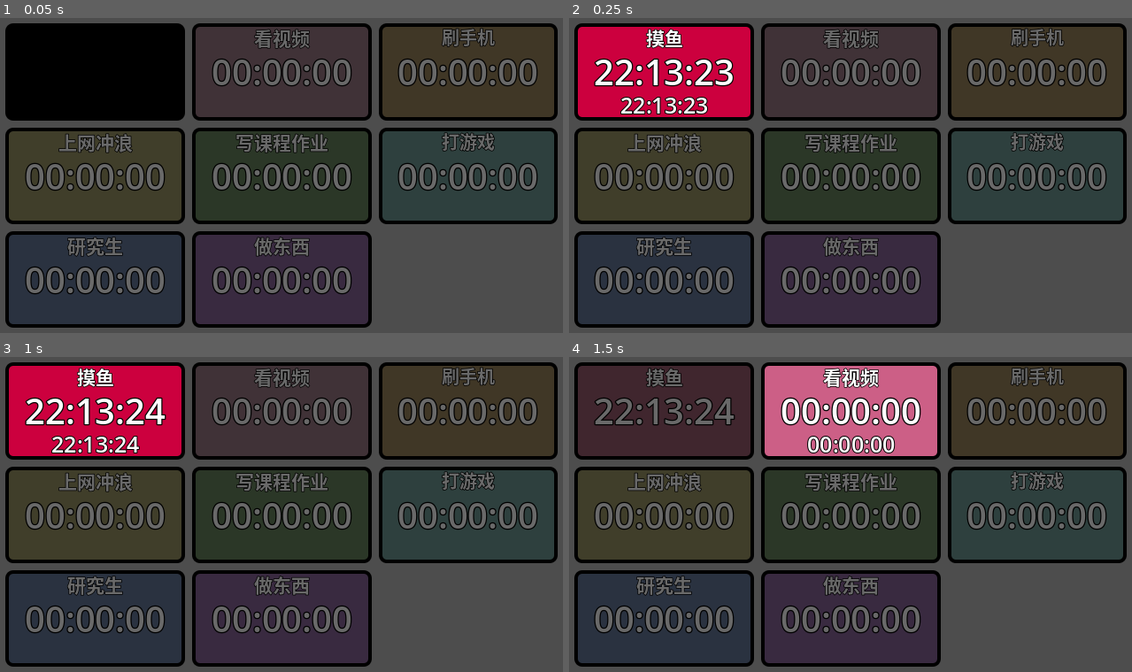
Above: before the commit, frames 1-4 (two rows, left to right).
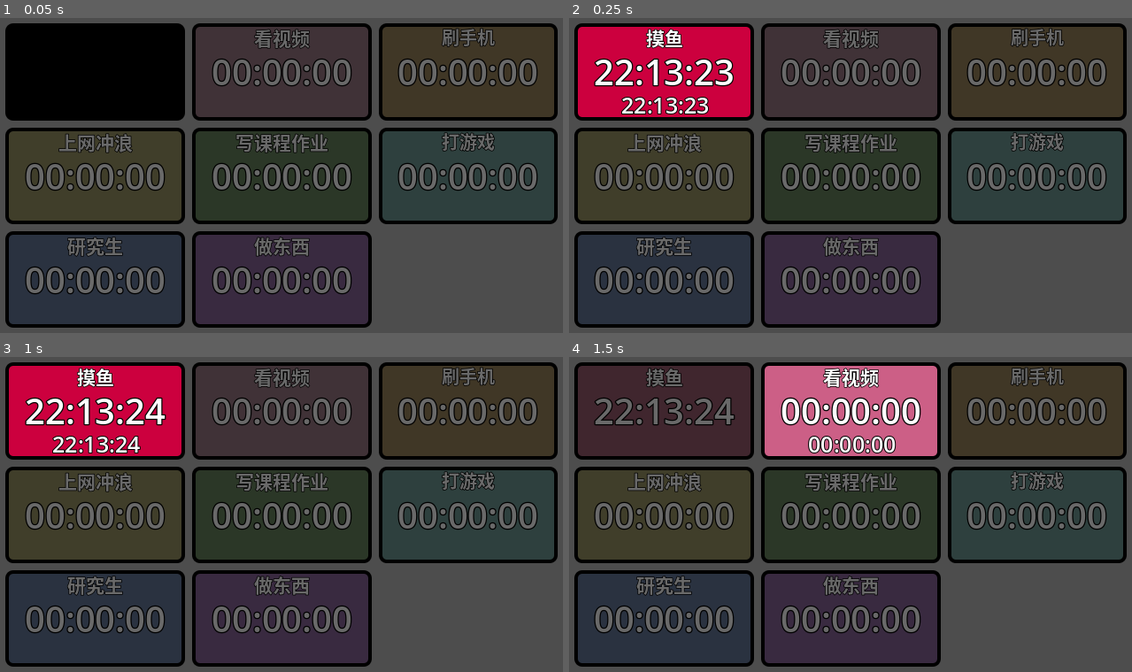
Above: after the commit, the same moments.

Repository: febilly/timer
Game: Godot game, scene res://main.tscn
The game is run twice, just before and just after one commit, with the same random seed, the same clock (stepped at 60 frames per second) and the same inputs.
Inputs (mouse positions are in pixels of both pictures, inside the frame that each line leads up to):
- Up to frame 1 (0.05 s): no input
- Up to frame 2 (0.25 s): no input
- Up to frame 3 (1 s): click (95, 410) at 0.5 s
- Up to frame 4 (1.5 s): click (850, 410) at 1.25 s

Frame 1 is identical in both runs. In frame 2, 0.5% of the frame differs, in the area x 9-25%, y 25-31%; in frame 3, 0.5%; in frame 4, 0.5%, in the area x 42-59%, y 25-31%.

Commit message:
优化当前时间标签大小逻辑

Diff:
--- a/timer.tscn
+++ b/timer.tscn
@@ -110,9 +110,9 @@
 anchor_top = 1.0
 anchor_right = 0.5
 anchor_bottom = 1.0
-offset_left = -95.5
-offset_top = -67.0
-offset_right = 95.5
+offset_left = -95.0
+offset_top = -92.0
+offset_right = 96.0
 grow_horizontal = 2
 grow_vertical = 0
 text = "00:00:00"
